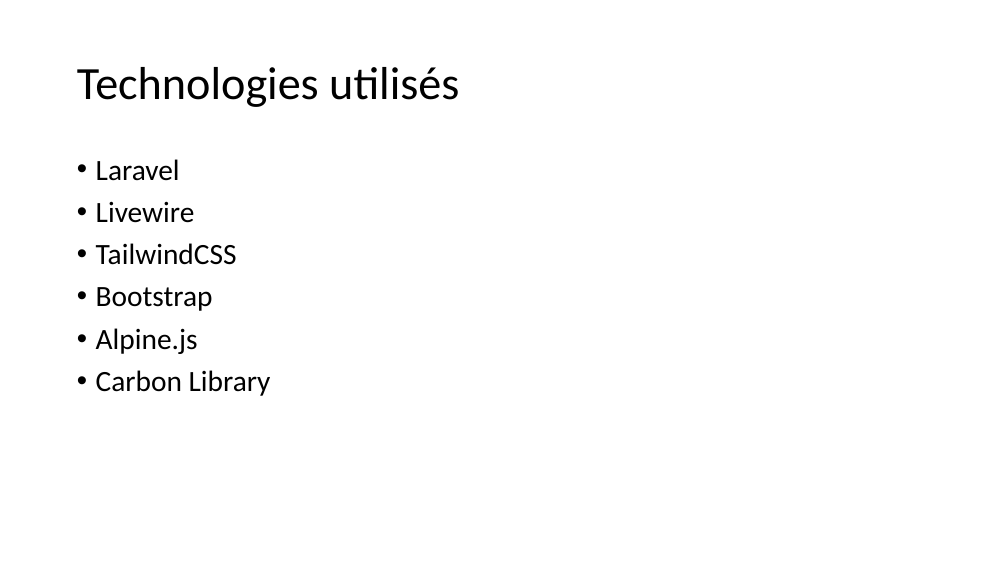
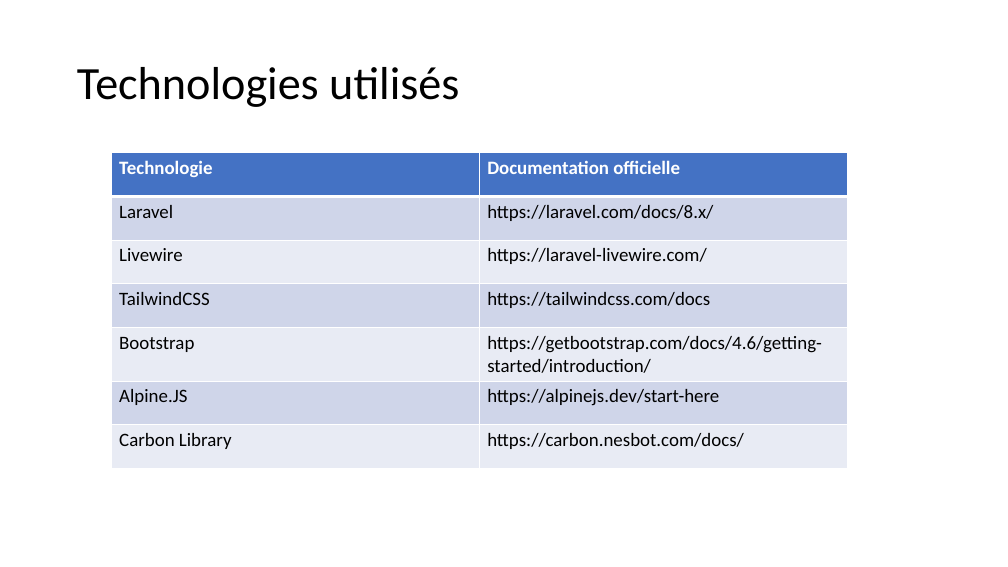
Before and after one commit to saidworks/fil_rouge, a slide deck: slide 19 of Presentation.pptx. Drawn at 1008x567 pixels with LibreOffice and Linux fonts; fonts in the diff are those of the drawing. Boxes give left, top, right and bottom in pixels: in the first picture for what was removed or moved away, otherwise in the second. Text is boxed around its words. In the diff, an @@ line names an element or a change of style, - is before the commit and + after.

```diff
--- a/Presentation.pptx
+++ b/Presentation.pptx
@@ text removed at [96, 159, 271, 396] @@
-• Laravel
-• Livewire
-• TailwindCSS
-• Bootstrap
-• Alpine.js
-• Carbon Library
@@ table added at [112, 153, 848, 467], 7 rows, 2 columns @@
+Technologie | Documentation officielle
+Laravel | https://laravel.com/docs/8.x/
+Livewire | https://laravel-livewire.com/
+TailwindCSS | https://tailwindcss.com/docs
+Bootstrap | https://getbootstrap.com/docs/4.6/getting-started/introduction/
+Alpine.JS | https://alpinejs.dev/start-here
+Carbon Library | https://carbon.nesbot.com/docs/
```
Also in this commit, not shown: 11 other slides changed, 2 slides added, 2 slides removed, 39 other files.
